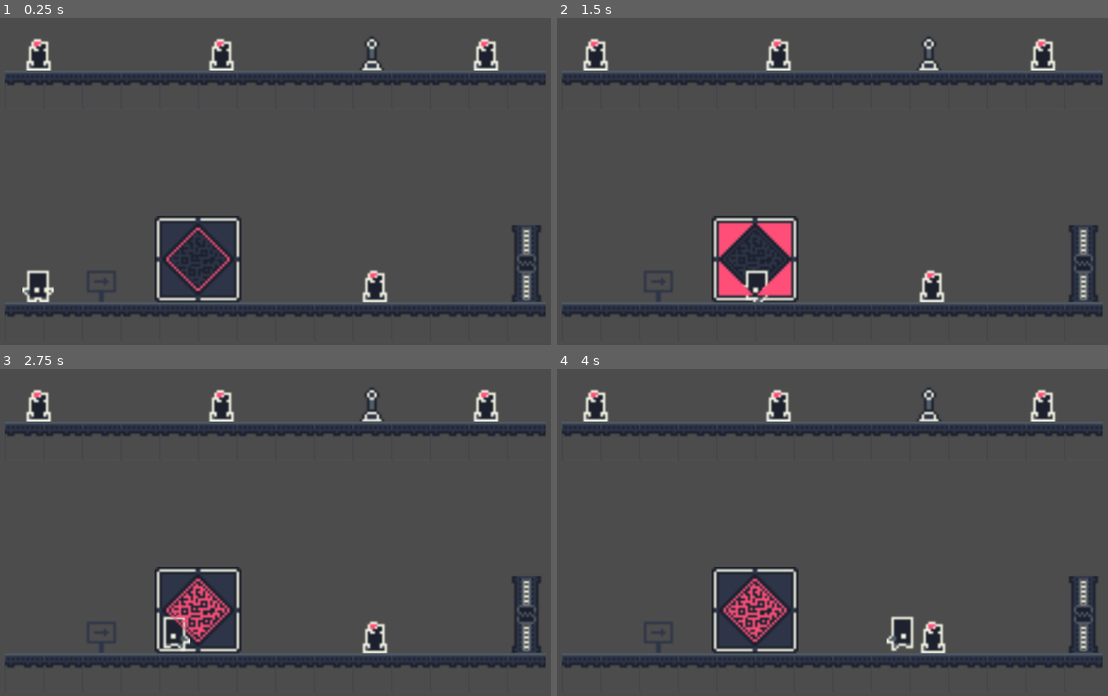
Above: before the commit, frames 1-4 (two rows, left to right).
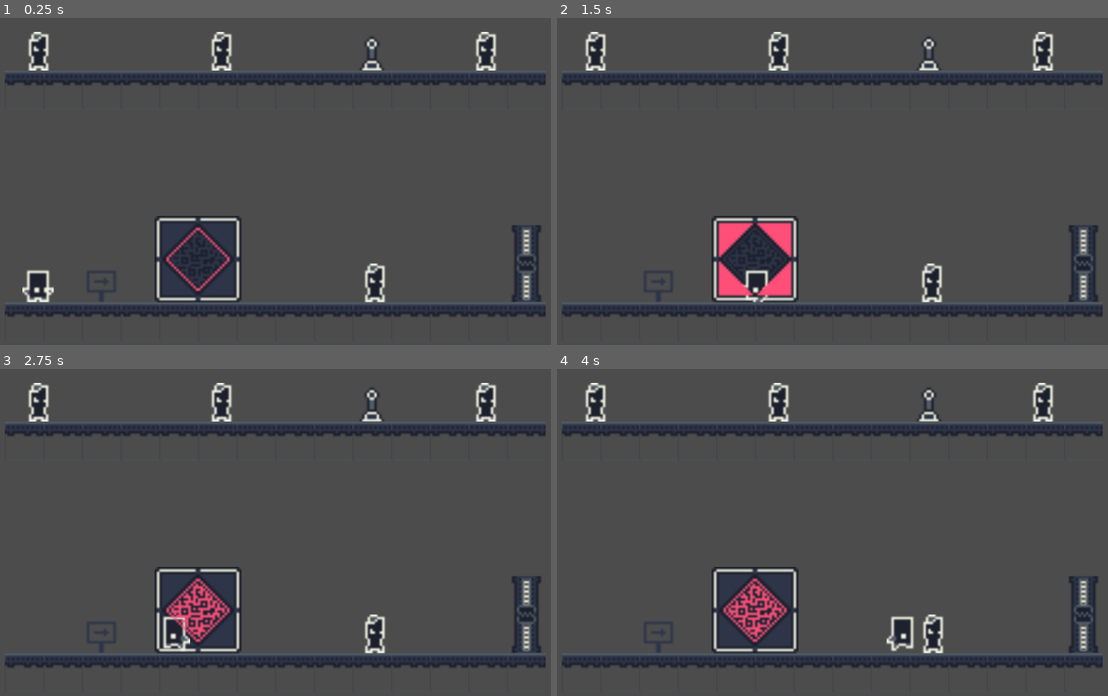
Above: after the commit, the same moments.

Repository: JuanG10/minion3
Game: Godot game, scene res://escenas/niveles/Tutorial clones.tscn
Two runs of this game, one before a commit and one after it. Both use one fixed random seed, a clock stepped at 60 frames per second and the inputs below. The project has no main scene, so this scene is started directly.
Inputs:
- Up to frame 1 (0.25 s): no input
- Up to frame 2 (1.5 s): tap Enter at 0.5 s; hold Right (ui_right) from 0.53 s (still down); tap V (abrir_puerta) at 0.6 s; tap Up (ui_up) at 0.77 s; tap X (bajar_cadena) at 1.35 s
- Up to frame 3 (2.75 s): tap Up (ui_up) at 1.52 s; release Right (ui_right) at 2.03 s; hold Left (ui_left) from 2.03 s (still down); tap Z (subir_cadena) at 2.1 s
- Up to frame 4 (4 s): release Left (ui_left) at 2.78 s; hold Right (ui_right) from 2.78 s (still down); tap V (abrir_puerta) at 2.85 s; tap Up (ui_up) at 3.02, 3.77 s; tap X (bajar_cadena) at 3.6 s

The runs differ from the first frame. In frame 1, 1.1% of the frame differs, in the area x 4-91%, y 4-87%; in frame 2, 1.1%; in frame 3, 1.1%; in frame 4, 1.1%.

Commit message:
losRobotsComienzanApagados

Diff:
--- a/scripts/jugador.gd
+++ b/scripts/jugador.gd
@@ -19,7 +19,9 @@
 	if id == 0:
 		control_switch = true
 		is_active = true
-	player_spr.play("idle")
+		player_spr.play("idle")
+	else:
+		player_spr.play("off")
 
 func _physics_process(delta):
 	_get_input()
@@ -55,7 +57,6 @@
 func _check_if_can_change()->void: # Pasa el control al siguiente personaje.
 	var characters_group = get_tree().get_nodes_in_group("characters")
 	control_switch = false
-	print(name, " next_id: ", next_character_id, " size: ", characters_group.size())
 	if next_character_id == characters_group.size() - 1:
 		get_tree().call_group("characters","change_control", 0)
 	else:
